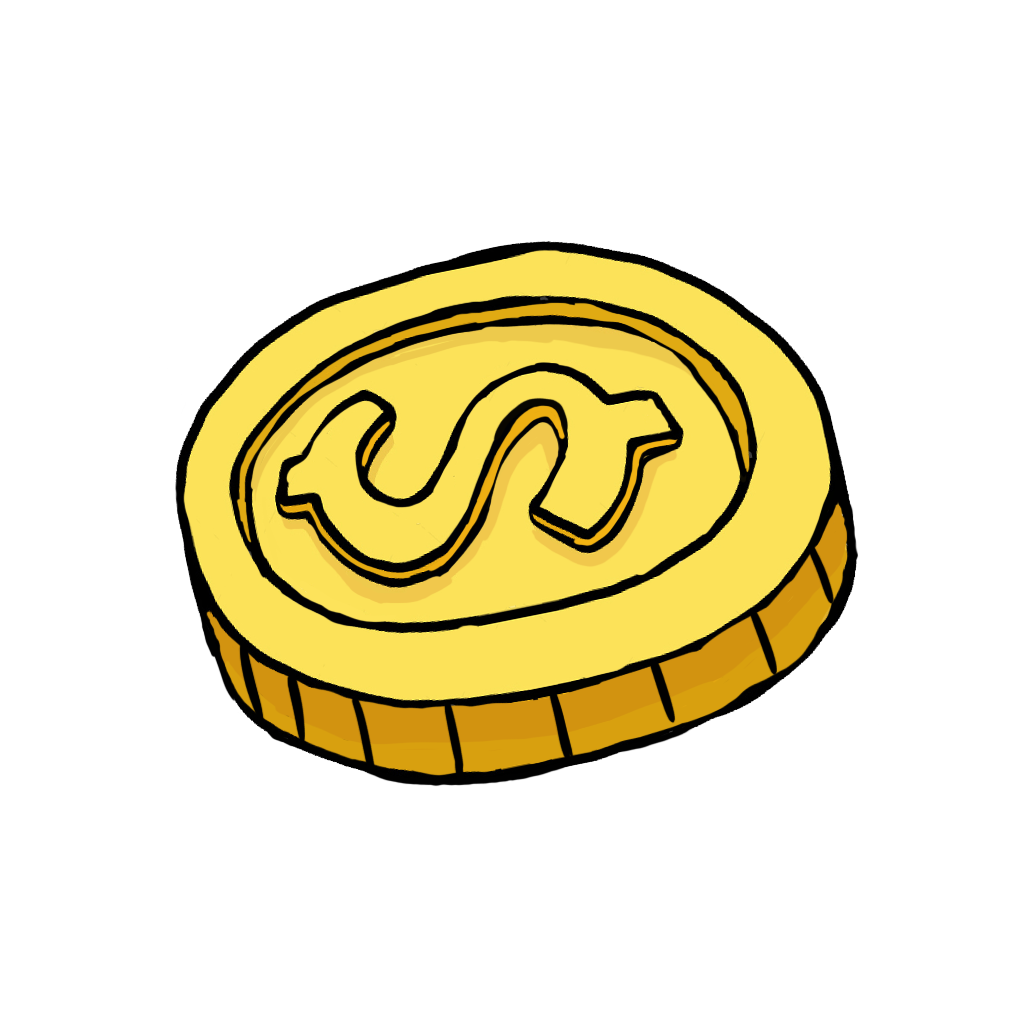
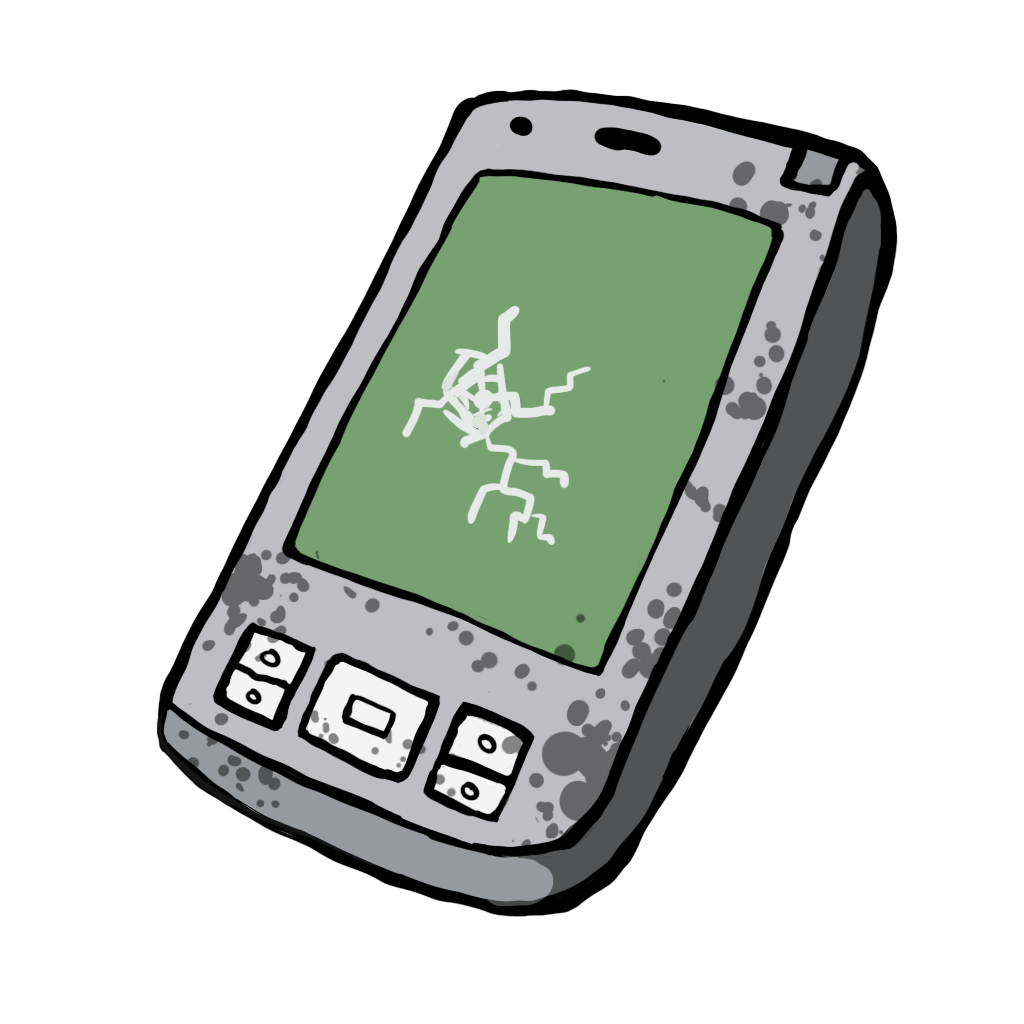
Layered file, before and after one edit (w=1024, h=1024). Changes by layer:
renamed "Layer 2" to "Layer 5", showed it, opacity 100% → 46%, painted on it over [156, 154, 898, 917]
"Layer 4": opacity 100% → 89%, painted on it over [238, 305, 834, 785]
painted on "Layer 3" over [156, 89, 898, 917]
